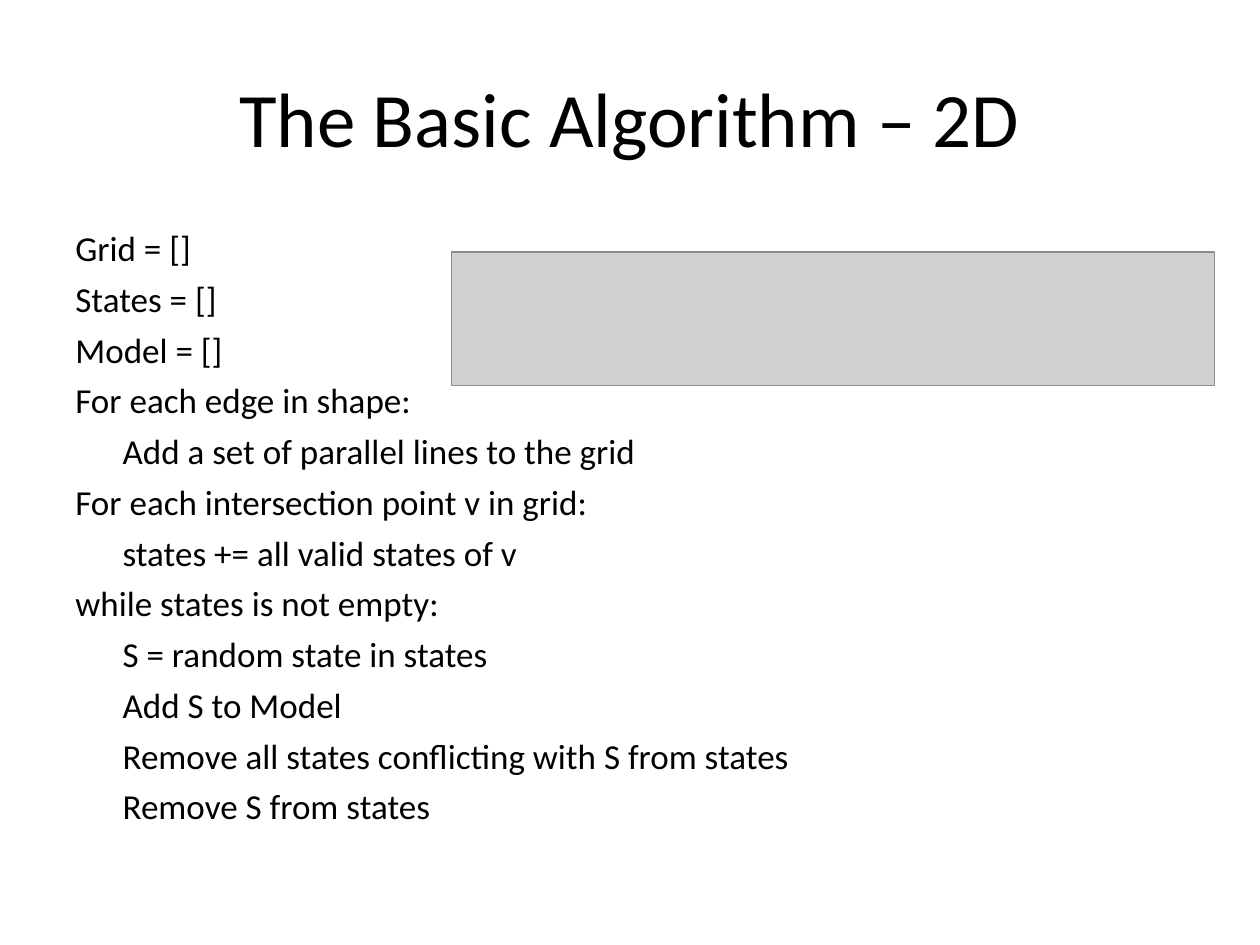
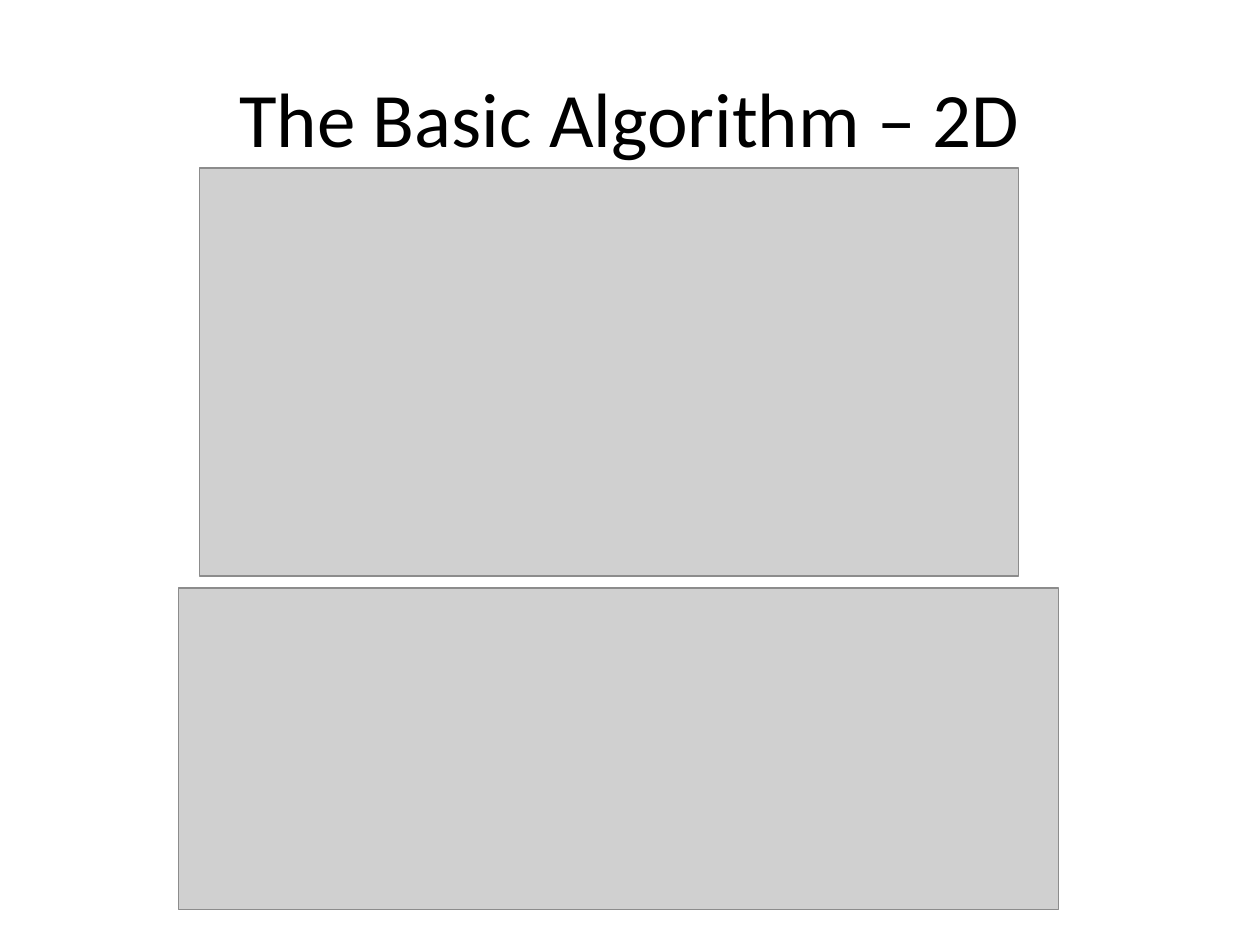
Before and after one commit to reinebold/cs580CMS, a slide deck: slide 5 of Documents/Creating a Procedural City.ppt (slide 4 before the commit). Drawn at 1260x945 pixels with LibreOffice and Linux fonts; fonts in the diff are those of the drawing; grey boxes stand for pictures. Boxes give left, top, right and bottom in pixels: in the first picture for what was removed or moved away, otherwise in the second. Text is boxed around its words. In the diff, an @@ line names an element or a change of style, - is before the commit and + after.

```diff
--- a/Documents/Creating a Procedural City.ppt
+++ b/Documents/Creating a Procedural City.ppt
@@ picture: place and size @@
-picture at box(451, 252, 1215, 386)
+picture at box(199, 168, 1018, 576)
@@ text removed at box(75, 236, 789, 820) @@
-Grid = []
-States = []
-Model = []
-For each edge in shape:
-Add a set of parallel lines to the grid
-For each intersection point v in grid:
-states += all valid states of v
-while states is not empty:
-S = random state in states
-Add S to Model
-Remove all states conflicting with S from states
-Remove S from states
@@ picture added at box(179, 588, 1060, 910) @@
```
Also in this commit, not shown: 8 other slides changed, 5 slides added, 4 slides removed, 1 other file.
